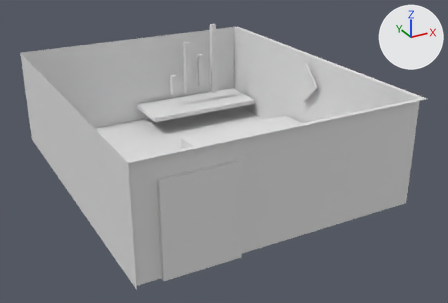
The FBX model TinyCube/Assets/Game/Levels/00_The_Room/Geometry.fbx, before and after one commit.
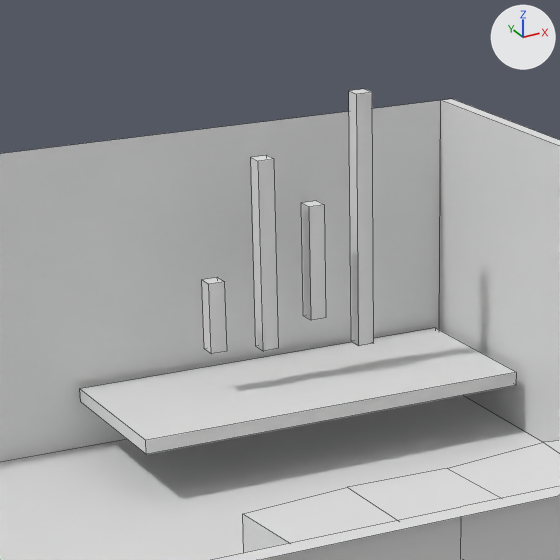
There are two pictures of each version: one whole from a camera (50 mm lens) standing at (-6.6, -23.21, 10.1) and looking at (3.46, -4.94, 0.96), one close up on the part from 26% to 60% of the width and 0% to 50% of the height. Arrows for +X, +Y and +Z are at upper right; the lights stay in place. The close-ups show mesh edges as thin lines. Where no turn or scale is listed for an object, it has been applied to the vertices.

The older version as bpy lines, for what is in view:
```python
me_cube_002 = bpy.data.meshes.new('Cube.002')
me_cube_002.from_pydata(...)  # 123 vertices, 92 faces; spans x -2.0..8.0, y -10.0..2.0, z 0.0..4.22
me_cube_002.materials.append(mat_walls)  # white #e7e7e7
me_cube_002.materials.append(mat_table)  # white #e7e7e7
me_cube_002.materials.append(mat_bed)  # white #e7e7e7
me_cube_002.materials.append(mat_glow)  # white #e7e7e7
me_cube_002.materials.append(mat_strings)  # white #e7e7e7
me_cube_002.materials.append(mat_floor)  # white #e7e7e7
me_cube_002.materials.append(mat_picture)  # white #e7e7e7
me_cube_002.materials.append(mat_bedalt)  # white #e7e7e7
me_cube_002.materials.append(mat_bedalt2)  # white #e7e7e7
me_cube_002.materials.append(mat_clock)  # white #e7e7e7
ob_cube_002 = bpy.data.objects.new('Cube.002', me_cube_002)
ob_cube_002.location = (0.0, 0.0, 0.0)
```
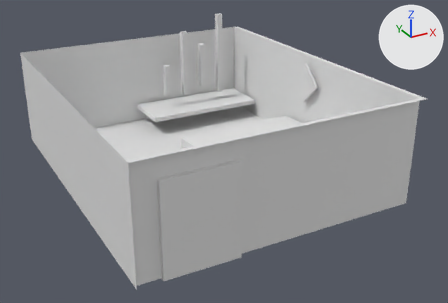
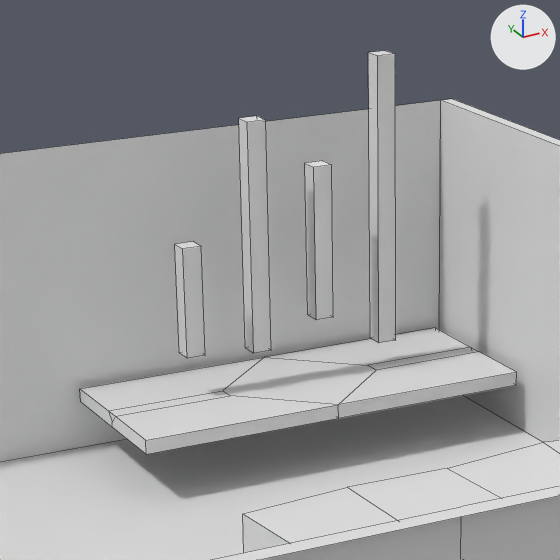
Location of each change, (x1, y1, x2, y2) in pixels of the close-ups (560 x 560 px):
'Cube.002', reshaped: before (0, 89, 560, 560); after (0, 51, 560, 560)
part 1 of me_cube_002, added: after (368, 51, 396, 343)
part 2 of me_cube_002, added: after (305, 161, 333, 320)
part 3 of me_cube_002, added: after (239, 116, 271, 353)
part 4 of me_cube_002, added: after (175, 242, 205, 358)
part 5 of me_cube_002, deleted: before (251, 155, 279, 351)
part 6 of me_cube_002, deleted: before (202, 277, 227, 354)
part 7 of me_cube_002, deleted: before (301, 201, 326, 320)
part 8 of me_cube_002, deleted: before (349, 89, 374, 346)
part 9 of me_cube_002, built on: (80, 328, 517, 454) in both

Edits to the bpy script that builds the scene:
```text
Add mat_table2:
    mat_table2 = principled_material('Table2')
    mat_table2.base_color = (0.8, 0.8, 0.8)  # white #e7e7e7
Add mat_switch:
    mat_switch = principled_material('Switch')
    mat_switch.base_color = (0.8, 0.8, 0.8)  # white #e7e7e7
Change me_cube_002:
    used by ob_cube_002; location = (0.0, 0.0, 0.0)
    remove me_cube_002.from_pydata(...)  # 123 vertices, 92 faces; spans x -2.0..8.0, y -10.0..2.0, z 0.0..4.22
    add me_cube_002.from_pydata(...)  # 148 vertices, 113 faces; spans x -2.0..8.0, y -10.0..2.0, z 0.0..4.65
    me_cube_002 part 1: a new loose piece, a box spanning x 6.33..6.56, y 0.87..1.11, z 1.1..4.65, in mat_strings (white #e7e7e7)
    me_cube_002 part 2: a new loose piece, a box spanning x 5.46..5.7, y 0.87..1.1, z 1.53..3.42, in mat_strings (white #e7e7e7)
    me_cube_002 part 3: a new loose piece, a box spanning x 4.61..4.85, y 0.87..1.11, z 1.25..4.05, in mat_strings (white #e7e7e7)
    me_cube_002 part 4: a new loose piece, a box spanning x 3.74..3.98, y 0.87..1.11, z 1.32..2.66, in mat_strings (white #e7e7e7)
    me_cube_002 part 5: the loose piece of 8 vertices spanning x 4.75..4.95, y 0.88..1.09, z 1.25..3.58 is deleted
    me_cube_002 part 6: the loose piece of 8 vertices spanning x 4.06..4.27, y 0.88..1.09, z 1.32..2.18 is deleted
    me_cube_002 part 7: the loose piece of 8 vertices spanning x 5.4..5.6, y 0.88..1.09, z 1.53..2.95 is deleted
    me_cube_002 part 8: the loose piece of 8 vertices spanning x 6.05..6.26, y 0.88..1.09, z 1.1..4.22 is deleted
    me_cube_002 part 9
    6 faces are deleted
    17 vertices are added at x 2.75..7.71, y -0.15..1.89, z 0.63..0.8
    18 new faces join them, mat_table (white #e7e7e7)
    3 new faces join them, mat_table2 (white #e7e7e7)
    add me_cube_002.materials.append(mat_switch)  # white #e7e7e7
    add me_cube_002.materials.append(mat_table2)  # white #e7e7e7
```
